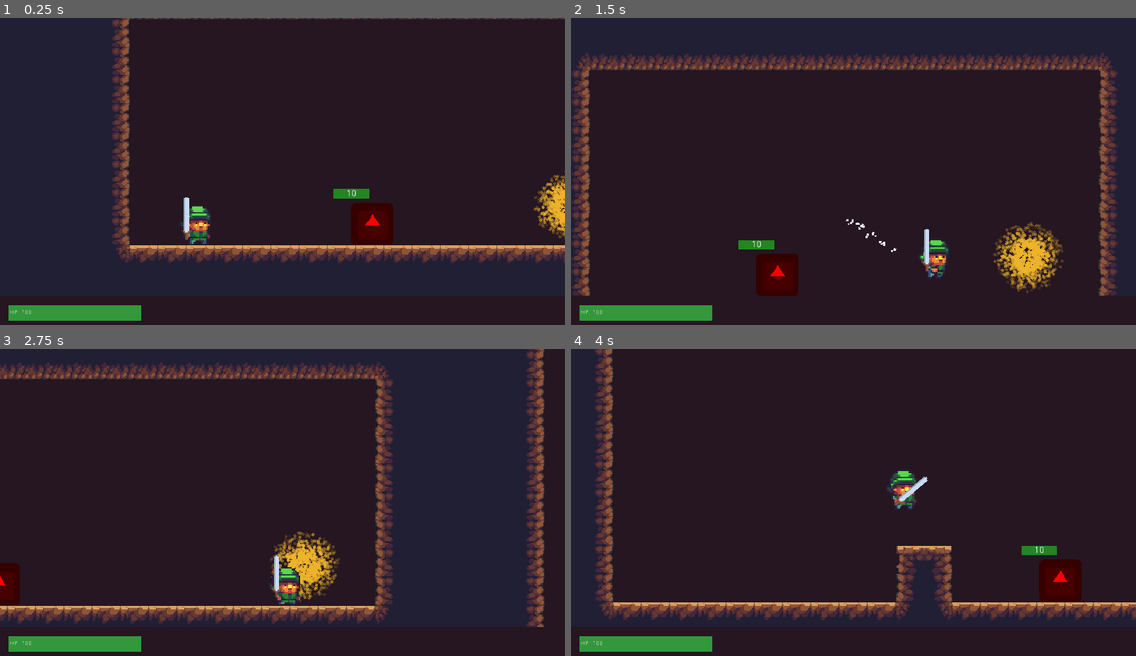
Above: before the commit, frames 1-4 (two rows, left to right).
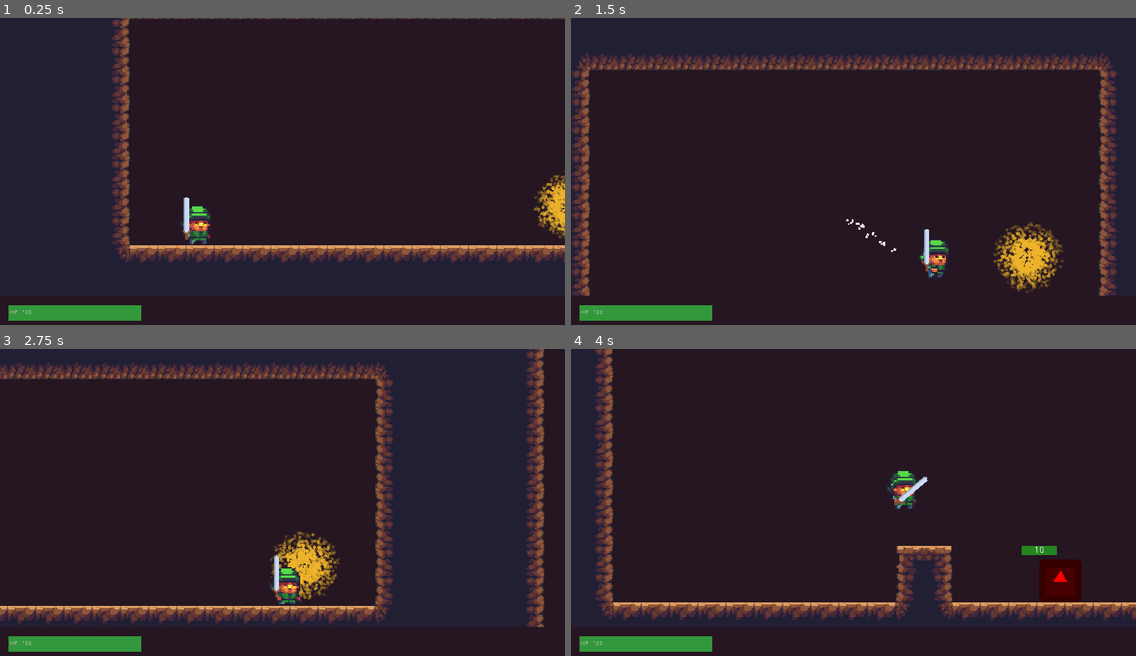
Above: after the commit, the same moments.

Repository: totalfreak/2D-Diablo
Game: Godot game, scene res://Scenes/Worlds/World1.tscn
Same seed, same stepped clock (60 frames per second), same inputs: the game is played once before the commit and once after it. The engine's default icon, where the game draws it, is replaced by a stand-in: a white triangle on a blue panel in a dark square.
Inputs:
- Up to frame 1 (0.25 s): no input
- Up to frame 2 (1.5 s): tap Enter (ui_accept) at 0.5, 0.77 s; hold Right (ui_right) from 0.53 s (still down); tap V (Attack) at 0.6 s; tap Shift (dodge) at 1.35 s
- Up to frame 3 (2.75 s): tap Enter (ui_accept) at 1.52 s; release Right (ui_right) at 2.03 s; hold Left (ui_left) from 2.03 s (still down); tap V (Attack) at 2.1 s
- Up to frame 4 (4 s): release Left (ui_left) at 2.78 s; hold Right (ui_right) from 2.78 s (still down); tap Shift (dodge) at 2.85 s; tap Enter (ui_accept) at 3.02, 3.77 s; tap V (Attack) at 3.6 s

The runs differ from the first frame. In frame 1, 1.2% of the frame differs, in the area x 59-70%, y 55-75%; in frame 2, 1.2%; in frame 3, 0.5%; in frame 4, nothing differs.

Commit message:
Added main menu

Diff:
--- a/Globals.gd
+++ b/Globals.gd
@@ -21,6 +21,9 @@
 func _Get_Health():
 	return health
 
+func _Change_Scene(var newScene):
+	get_tree().change_scene(newScene)
+
 func _Update_Health_UI():
 	get_tree().get_root().get_node("World/HUD/HealthBar").rect_scale.x = health / maxHealth
 	get_tree().get_root().get_node("World/HUD/HealthText").text = "HP: " + str(health)
--- a/Scenes/Interactives/Portal.gd
+++ b/Scenes/Interactives/Portal.gd
@@ -23,4 +23,4 @@
 
 func _ChangeWorld():
 	t.queue_free()
-	get_tree().change_scene(world_scene)
+	Globals._Change_Scene(world_scene)
--- /dev/null
+++ b/Scenes/Menus/Main Menu.gd
@@ -0,0 +1,15 @@
+extends Control
+
+export(String, FILE, "*.tscn") var first_level
+
+func _ready():
+	# Called when the node is added to the scene for the first time.
+	# Initialization here
+	pass
+
+
+func _Play():
+	Globals._Change_Scene(first_level)
+
+func _Quit_Game():
+	get_tree().quit()
--- /dev/null
+++ b/Scenes/Menus/Main Menu.tscn
@@ -0,0 +1,100 @@
+[gd_scene load_steps=6 format=2]
+
+[ext_resource path="res://Scenes/Menus/Main Menu.gd" type="Script" id=1]
+[ext_resource path="res://icon.png" type="Texture" id=2]
+
+[sub_resource type="DynamicFontData" id=1]
+
+hinting = 2
+font_path = "res://Fonts/FFFFORWARD.TTF"
+
+[sub_resource type="DynamicFont" id=2]
+
+size = 34
+use_mipmaps = true
+use_filter = true
+font_data = SubResource( 1 )
+_sections_unfolded = [ "Font", "Settings" ]
+
+[sub_resource type="Theme" id=3]
+
+default_font = SubResource( 2 )
+
+[node name="Main Menu" type="Control" index="0"]
+
+anchor_left = 0.0
+anchor_top = 0.0
+anchor_right = 0.0
+anchor_bottom = 0.0
+margin_right = 1280.0
+margin_bottom = 700.0
+rect_pivot_offset = Vector2( 0, 0 )
+rect_clip_content = false
+mouse_filter = 0
+mouse_default_cursor_shape = 0
+size_flags_horizontal = 1
+size_flags_vertical = 1
+script = ExtResource( 1 )
+first_level = "res://Scenes/Worlds/World1.tscn"
+
+[node name="PlayButton" type="Button" parent="." index="0"]
+
+anchor_left = 0.5
+anchor_top = 0.5
+anchor_right = 0.5
+anchor_bottom = 0.5
+margin_left = -95.0
+margin_top = -100.0
+margin_right = 170.0
+margin_bottom = -20.0
+rect_pivot_offset = Vector2( 0, 0 )
+rect_clip_content = false
+focus_mode = 2
+mouse_filter = 0
+mouse_default_cursor_shape = 0
+size_flags_horizontal = 1
+size_flags_vertical = 1
+theme = SubResource( 3 )
+toggle_mode = false
+action_mode = 0
+enabled_focus_mode = 2
+shortcut = null
+group = null
+text = "Play"
+icon = ExtResource( 2 )
+flat = false
+align = 1
+_sections_unfolded = [ "Rect", "Size Flags", "Theme" ]
+
+[node name="QuitButton" type="Button" parent="." index="1"]
+
+anchor_left = 0.5
+anchor_top = 0.5
+anchor_right = 0.5
+anchor_bottom = 0.5
+margin_left = -80.0
+margin_top = 70.0
+margin_right = 145.0
+margin_bottom = 140.0
+rect_pivot_offset = Vector2( 0, 0 )
+rect_clip_content = false
+focus_mode = 2
+mouse_filter = 0
+mouse_default_cursor_shape = 0
+size_flags_horizontal = 1
+size_flags_vertical = 1
+theme = SubResource( 3 )
+toggle_mode = false
+action_mode = 0
+enabled_focus_mode = 2
+shortcut = null
+group = null
+text = "Quit"
+icon = ExtResource( 2 )
+flat = false
+align = 1
+_sections_unfolded = [ "Rect", "Size Flags", "Theme" ]
+
+[connection signal="button_up" from="PlayButton" to="." method="_Play"]
+
+[connection signal="button_up" from="QuitButton" to="." method="_Quit_Game"]
--- a/Scenes/Worlds/World1.tscn
+++ b/Scenes/Worlds/World1.tscn
@@ -1,12 +1,11 @@
-[gd_scene load_steps=6 format=2]
+[gd_scene load_steps=5 format=2]
 
 [ext_resource path="res://Scenes/Player/Player.tscn" type="PackedScene" id=1]
 [ext_resource path="res://Scenes/TileMaps/TileMapTemplate.tscn" type="PackedScene" id=2]
 [ext_resource path="res://Scenes/Interactives/Portal.tscn" type="PackedScene" id=3]
-[ext_resource path="res://Scenes/Enemies/Enemy.tscn" type="PackedScene" id=4]
-[ext_resource path="res://Scenes/UI/HUD.tscn" type="PackedScene" id=5]
+[ext_resource path="res://Scenes/UI/HUD.tscn" type="PackedScene" id=4]
 
-[node name="World" type="Node2D"]
+[node name="World" type="Node2D" index="0"]
 
 [node name="Player" parent="." index="0" instance=ExtResource( 1 )]
 
@@ -24,8 +23,4 @@
 world_scene = "res://Scenes/Worlds/World2.tscn"
 teleportDelay = 1.5
 
-[node name="Enemy" parent="." index="3" instance=ExtResource( 4 )]
-
-position = Vector2( 351, 616 )
-
-[node name="HUD" parent="." index="4" instance=ExtResource( 5 )]
+[node name="HUD" parent="." index="3" instance=ExtResource( 4 )]
Binary file added: Fonts/FFFFORWARD.TTF
